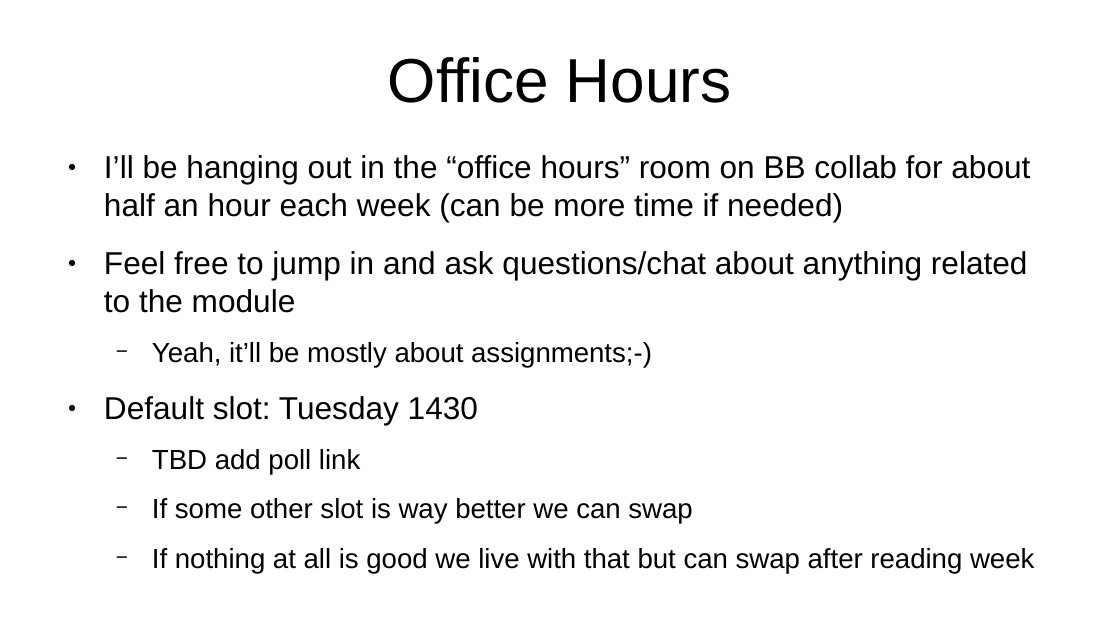
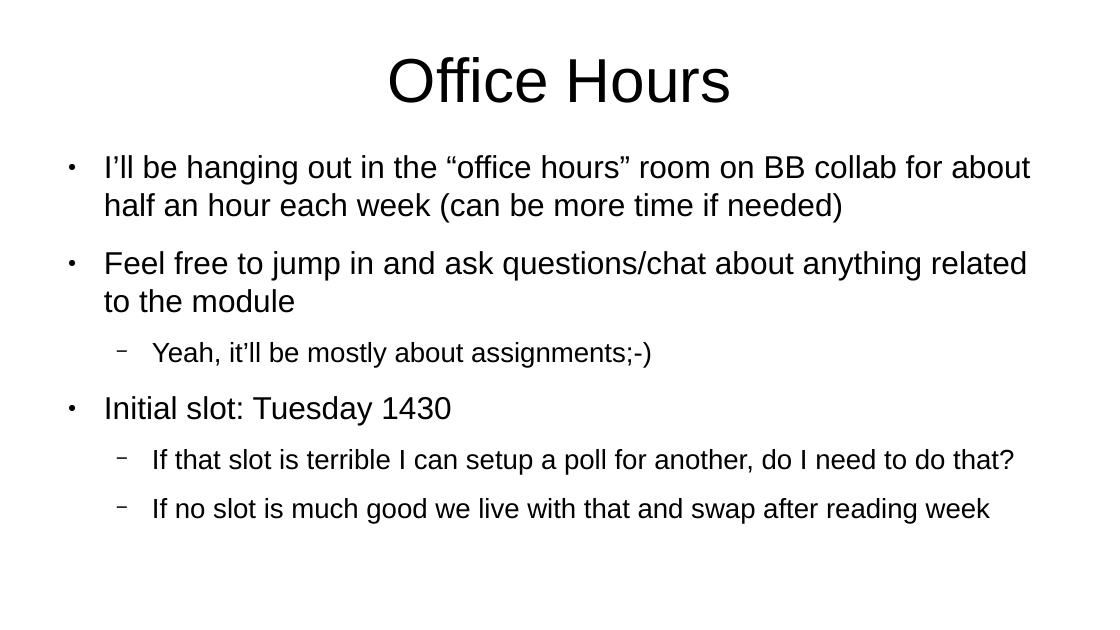
Before and after one commit to sftcd/cs7053, a slide deck: slide 3 of 2023lectures/00-quick-intro.odp. Drawn at 1120x630 pixels with LibreOffice and Linux fonts; fonts in the diff are those of the drawing. Boxes give left, top, right and bottom in pixels: in the first picture for what was removed or moved away, otherwise in the second. Text is boxed around its words. In the diff, an @@ line names an element or a change of style, - is before the commit and + after.

```diff
--- a/2023lectures/00-quick-intro.odp
+++ b/2023lectures/00-quick-intro.odp
@@ text at (x1=104, y1=396, x2=1014, y2=524): text changed @@
-● Default slot: Tuesday 1430
-  − TBD add poll link
-  − If some other slot is way better we can swap
-  − If nothing at all is good we live with that but can swap after reading week
+● Initial slot: Tuesday 1430
+  − If that slot is terrible I can setup a poll for another, do I need to do that?
+  − If no slot is much good we live with that and swap after reading week
```
Also in this commit, not shown: 2 other slides changed, 5 other files.
